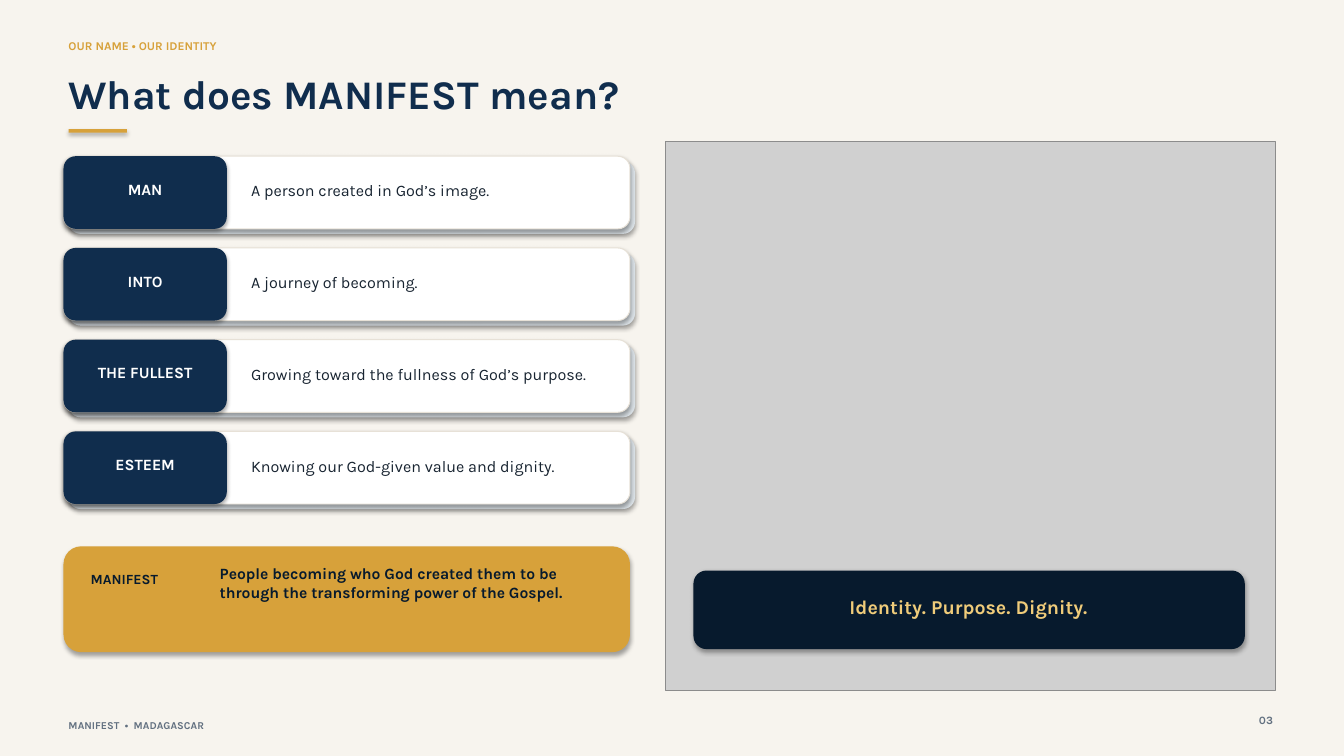
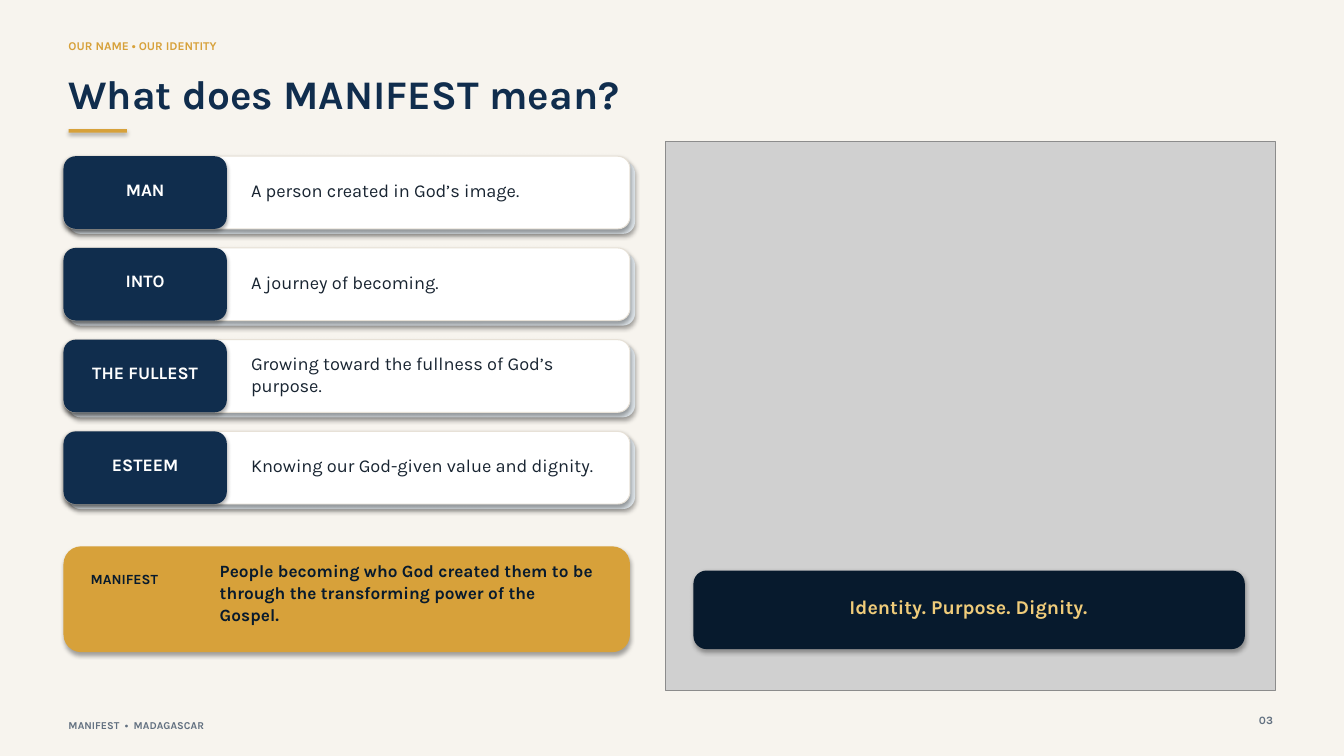
Before and after one commit to tianabizna-ctrl/MANIFEST-WEBSITE, a slide deck: slide 3 of POWER POINT MANIFEST-ELYSE.pptx. Drawn at 1344x756 pixels with LibreOffice and Linux fonts; fonts in the diff are those of the drawing; grey boxes stand for pictures. Boxes give left, top, right and bottom in pixels: in the first picture for what was removed or moved away, otherwise in the second. Text is boxed around its words. In the diff, an @@ line names an element or a change of style, - is before the commit and + after.

```diff
--- a/POWER POINT MANIFEST-ELYSE.pptx
+++ b/POWER POINT MANIFEST-ELYSE.pptx
@@ size 11.5 to 13 pt in 4 elements at bbox=[251, 184, 519, 202], bbox=[251, 276, 438, 294], bbox=[251, 357, 554, 397], bbox=[251, 459, 593, 477] @@
@@ size 11.2 to 12.5 pt in 4 elements at bbox=[126, 184, 165, 196], bbox=[126, 275, 165, 288], bbox=[92, 367, 198, 380], bbox=[112, 459, 178, 472] @@
@@ text "People becoming who God created ..." at bbox=[220, 565, 593, 625]: size 11.2 to 12.3 pt @@
```
Also in this commit, not shown: 5 other slides changed.
